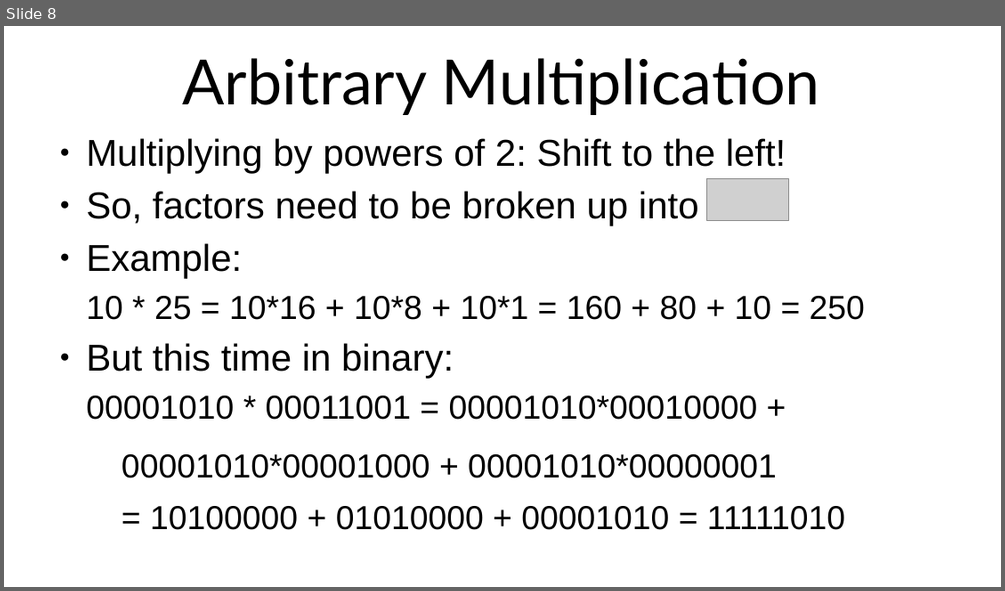
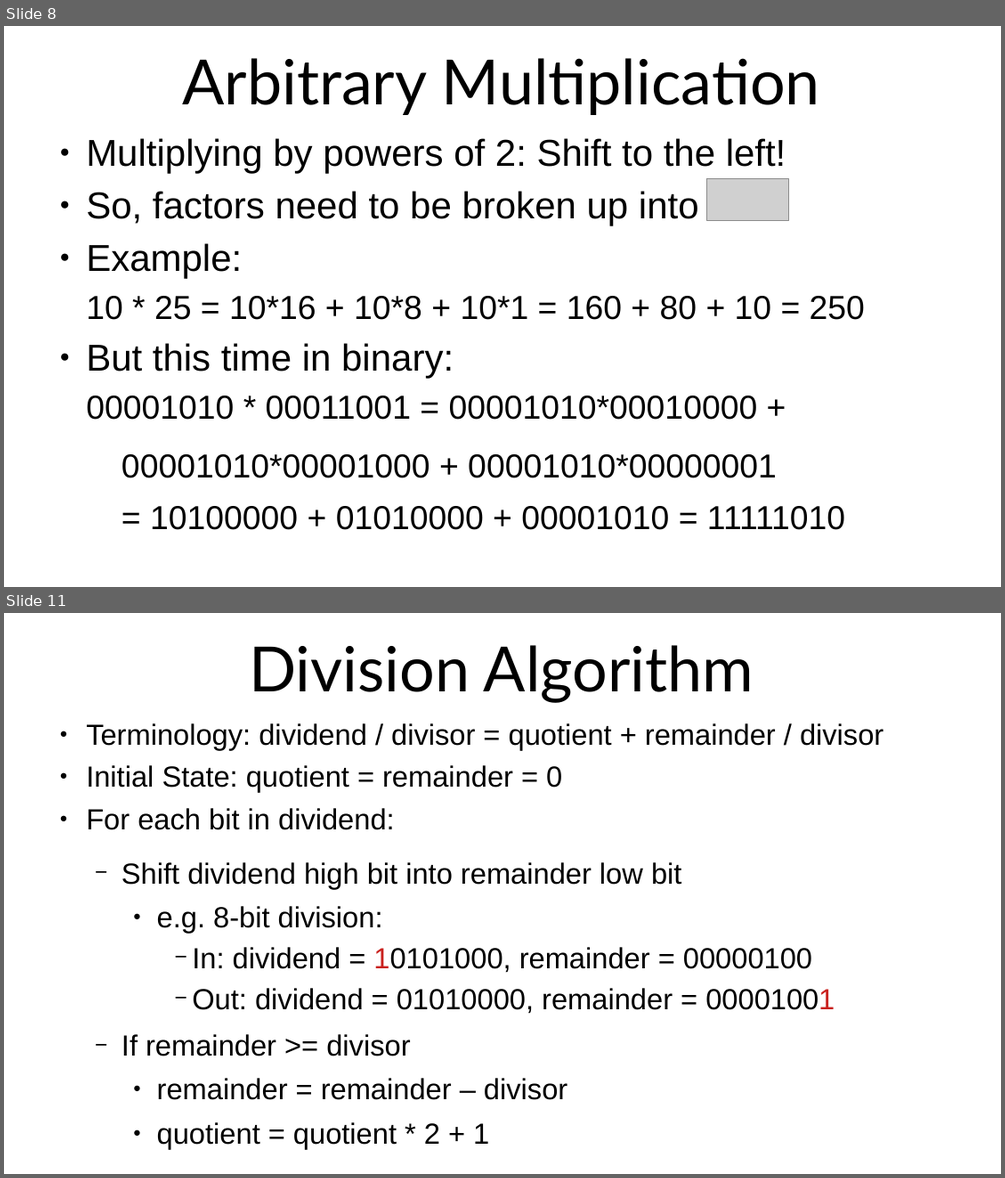
Before and after one commit to SlithyMatt/x16-assembly-tutorial, a slide deck: Lesson11/Lesson11.odp. Shown one above the other, each under a label of ours: slide 8 before the commit, slides 8 and 11 after it; the slides between them are not shown. The pictures are 1005x591 and 1005x1178 pixels, drawn with LibreOffice and Linux fonts; fonts in the diff are those of the drawing; grey boxes stand for pictures. Boxes give left, top, right and bottom in pixels: in the first picture for what was removed or moved away, otherwise in the second. Text is boxed around its words. In the diff, an @@ line names an element or a change of style, - is before the commit and + after.

```diff
--- a/Lesson11/Lesson11.odp
+++ b/Lesson11/Lesson11.odp
@@ slide 11 added at (4,613,1001,1174), background #FFFFFF @@
@@ title added at (249,645,753,703), 60 pt, text #000000 @@
+Division Algorithm
@@ text added at (86,723,883,1148), 28 pt, text #000000 @@
+● Terminology: dividend / divisor = quotient + remainder / divisor
+● Initial State: quotient = remainder = 0
+● For each bit in dividend:
+  − Shift dividend high bit into remainder low bit
+    ● e.g. 8-bit division:
+      − In: dividend = 10101000, remainder = 00000100
+      − Out: dividend = 01010000, remainder = 00001001
+  − If remainder >= divisor
+    ● remainder = remainder – divisor
+    ● quotient = quotient * 2 + 1
```
Also in this commit, not shown: 1 slide changed, 5 other slides added, 1 slide removed, 1 other file.
